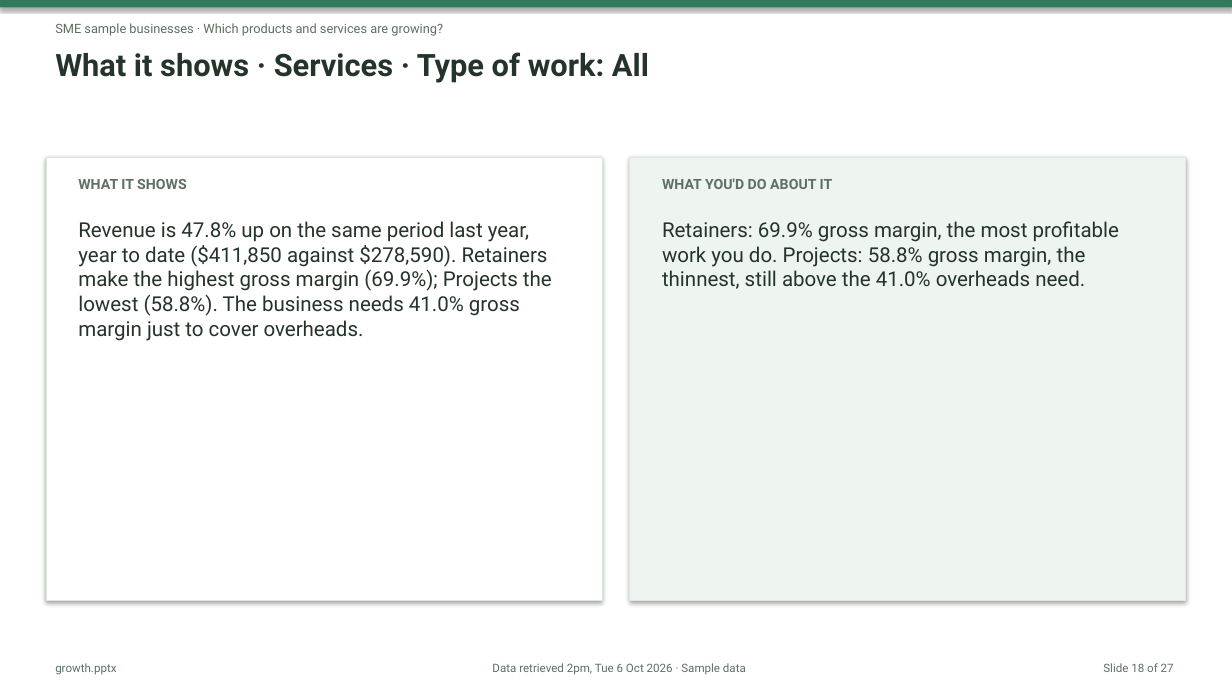
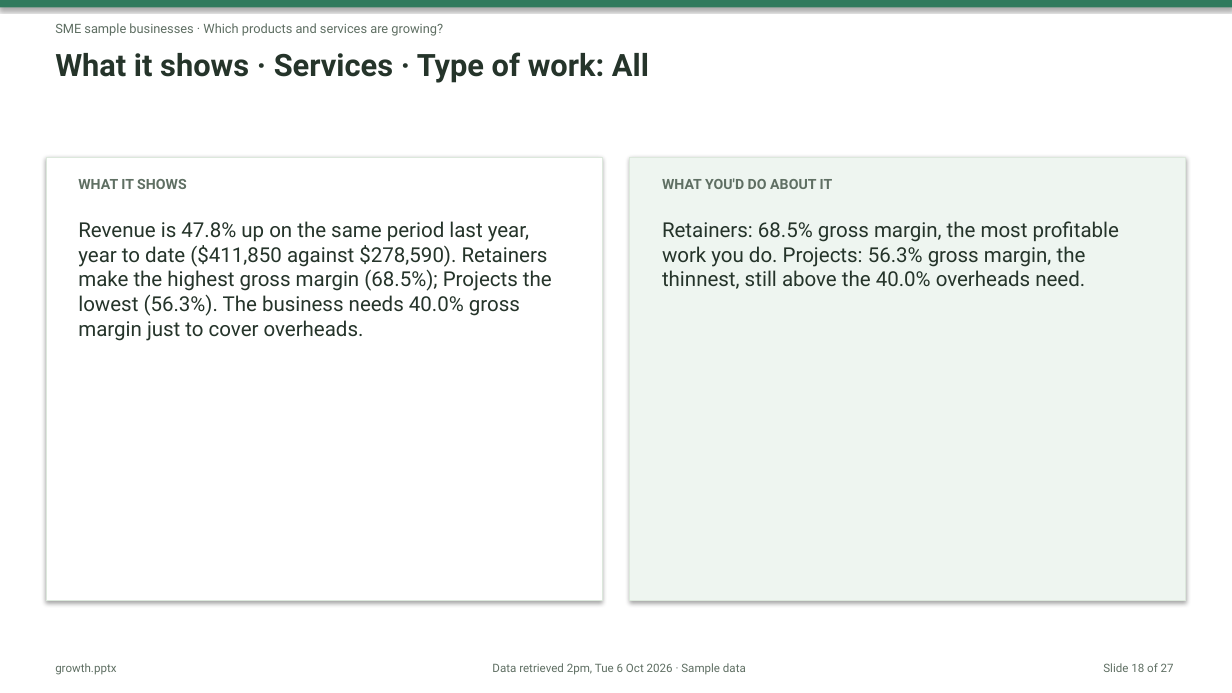
Before and after one commit to nnbooth/3sheets, a slide deck: slide 18 of media/exports/reports/2026-10/growth.pptx. Drawn at 1232x693 pixels with LibreOffice and Linux fonts; fonts in the diff are those of the drawing. Boxes give left, top, right and bottom in pixels: in the first picture for what was removed or moved away, otherwise in the second. Text is boxed around its words. In the diff, an @@ line names an element or a change of style, - is before the commit and + after.

```diff
--- a/media/exports/reports/2026-10/growth.pptx
+++ b/media/exports/reports/2026-10/growth.pptx
@@ text at (x1=78, y1=221, x2=552, y2=341): text changed @@
-Revenue is 47.8% up on the same period last year, year to date ($411,850 against $278,590). Retainers make the highest gross margin (69.9%); Projects the lowest (58.8%). The business needs 41.0% gross margin just to cover overheads.
+Revenue is 47.8% up on the same period last year, year to date ($411,850 against $278,590). Retainers make the highest gross margin (68.5%); Projects the lowest (56.3%). The business needs 40.0% gross margin just to cover overheads.
@@ text at (x1=662, y1=221, x2=1119, y2=289): text changed @@
-Retainers: 69.9% gross margin, the most profitable work you do. Projects: 58.8% gross margin, the thinnest, still above the 41.0% overheads need.
+Retainers: 68.5% gross margin, the most profitable work you do. Projects: 56.3% gross margin, the thinnest, still above the 40.0% overheads need.
```
Also in this commit, not shown: 10 other slides changed, 44 other files.
